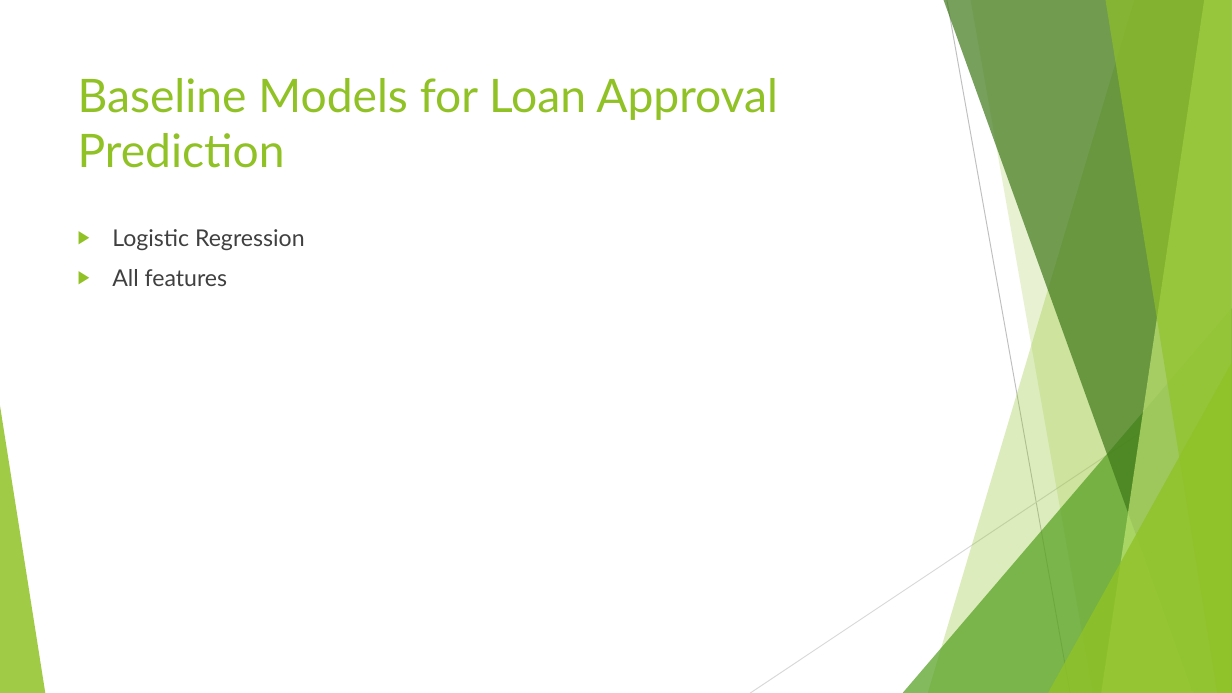
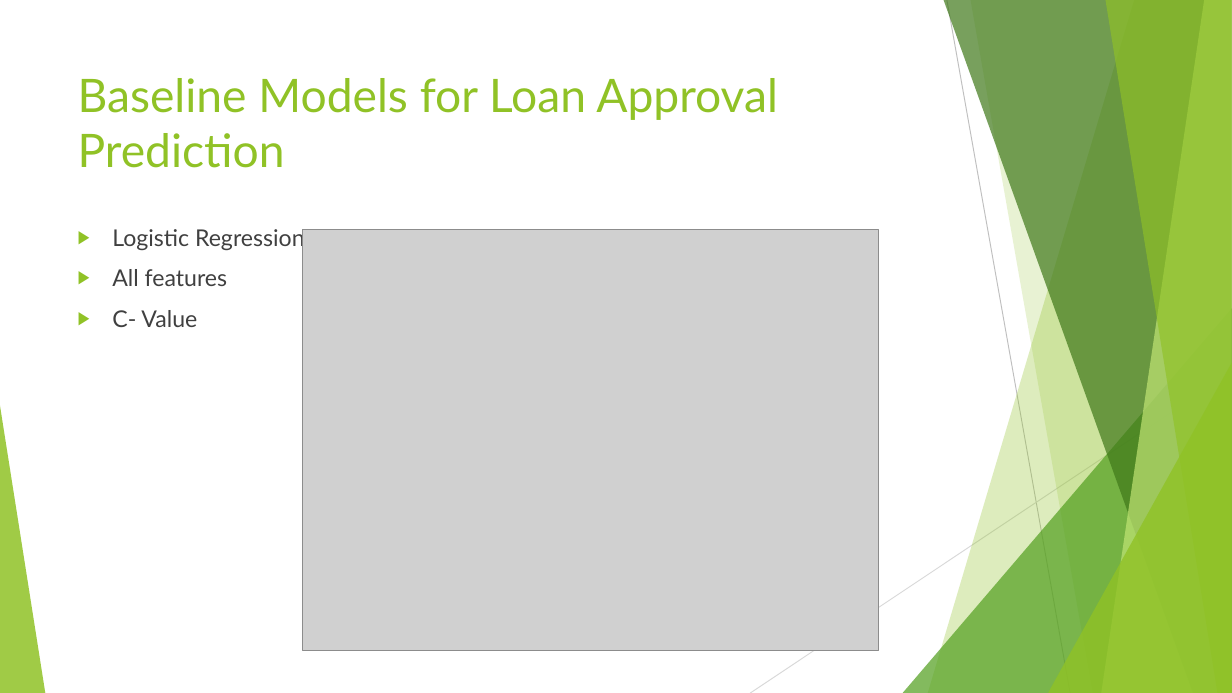
Before and after one commit to botchavs/capstone, a slide deck: slide 6 of Sprint2 Dec14.pptx. Drawn at 1232x693 pixels with LibreOffice and Linux fonts; fonts in the diff are those of the drawing; grey boxes stand for pictures. Boxes give left, top, right and bottom in pixels: in the first picture for what was removed or moved away, otherwise in the second. Text is boxed around its words. In the diff, an @@ line names an element or a change of style, - is before the commit and + after.

Commit message:
Added the Capston_Sprint2.ipynb notebook which has logistic regression performed. Renamed earlier Capstone.ipynb as Capstone_Sprint1.ipynb. Removed earlier versions of presentations

```diff
--- a/Sprint2 Dec14.pptx
+++ b/Sprint2 Dec14.pptx
@@ picture added at (x1=302, y1=229, x2=878, y2=650) @@
@@ text at (x1=112, y1=310, x2=197, y2=327): paragraph added @@
+▶ C- Value
```
Also in this commit, not shown: 6 other files.
